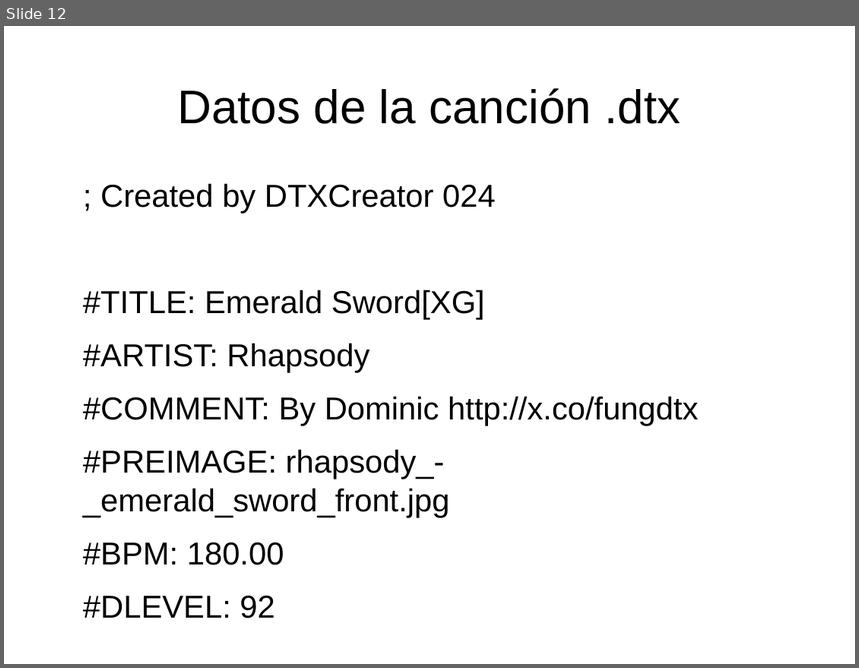
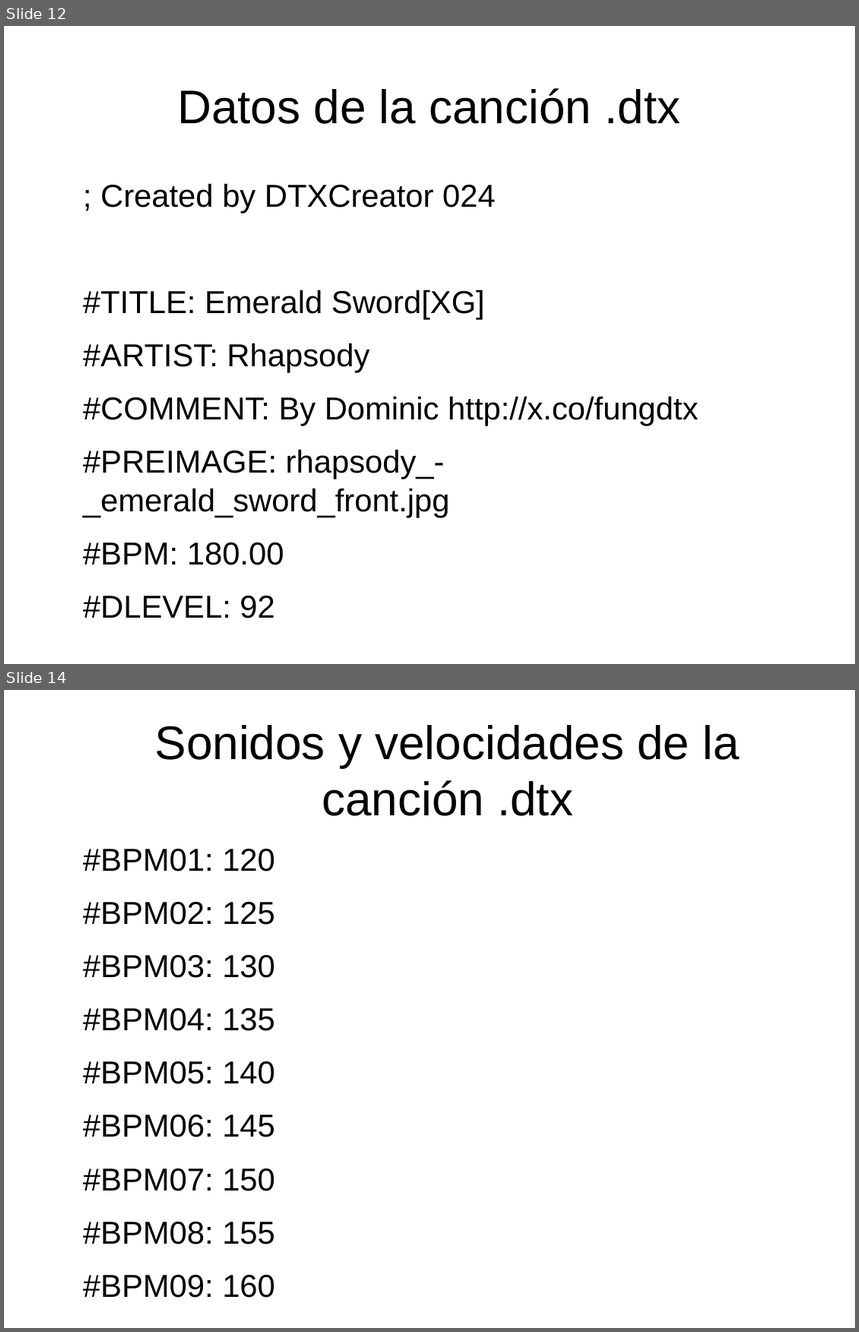
Before and after one commit to kapoira/pyDTX, a slide deck: Documentacion_proyecto/Presentacion pydtx.odp. Shown one above the other, each under a label of ours: slide 12 before the commit, slides 12 and 14 after it; the slides between them are not shown. The pictures are 859x668 and 859x1332 pixels, drawn with LibreOffice and Linux fonts; fonts in the diff are those of the drawing. Boxes give left, top, right and bottom in pixels: in the first picture for what was removed or moved away, otherwise in the second. Text is boxed around its words. In the diff, an @@ line names an element or a change of style, - is before the commit and + after.

```diff
--- a/Documentacion_proyecto/Presentacion pydtx.odp
+++ b/Documentacion_proyecto/Presentacion pydtx.odp
@@ slide 14 added at (x1=4, y1=690, x2=855, y2=1328), background #FFFFFF @@
@@ title added at (x1=155, y1=725, x2=740, y2=816), 44 pt, text #000000 @@
+  Sonidos y velocidades de la canción .dtx
@@ text added at (x1=83, y1=849, x2=275, y2=1298), 29.6 pt, text #000000 @@
+#BPM01: 120
+#BPM02: 125
+#BPM03: 130
+#BPM04: 135
+#BPM05: 140
+#BPM06: 145
+#BPM07: 150
+#BPM08: 155
+#BPM09: 160
```
Also in this commit, not shown: 2 slides changed, 7 other files.
